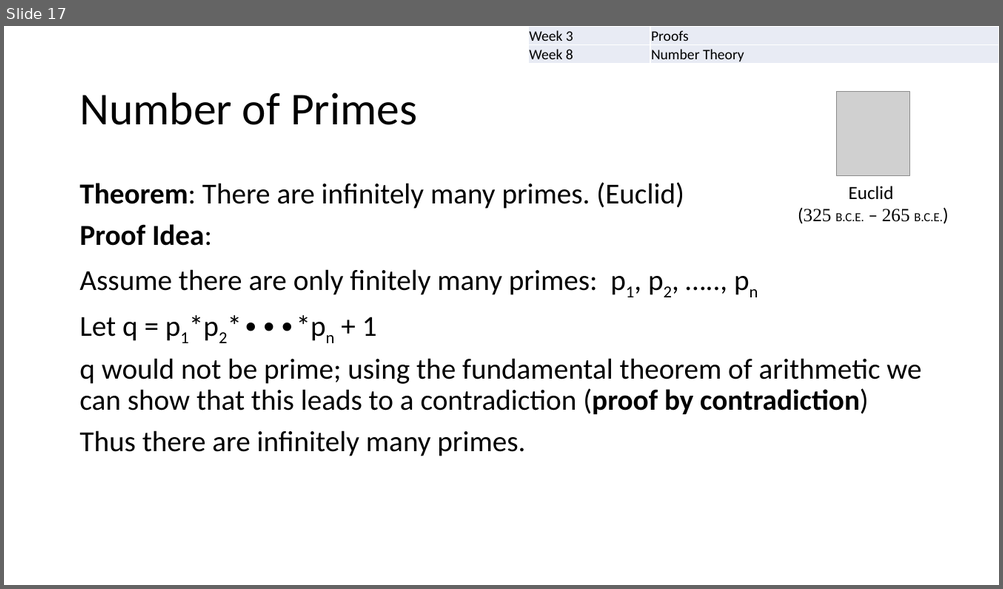
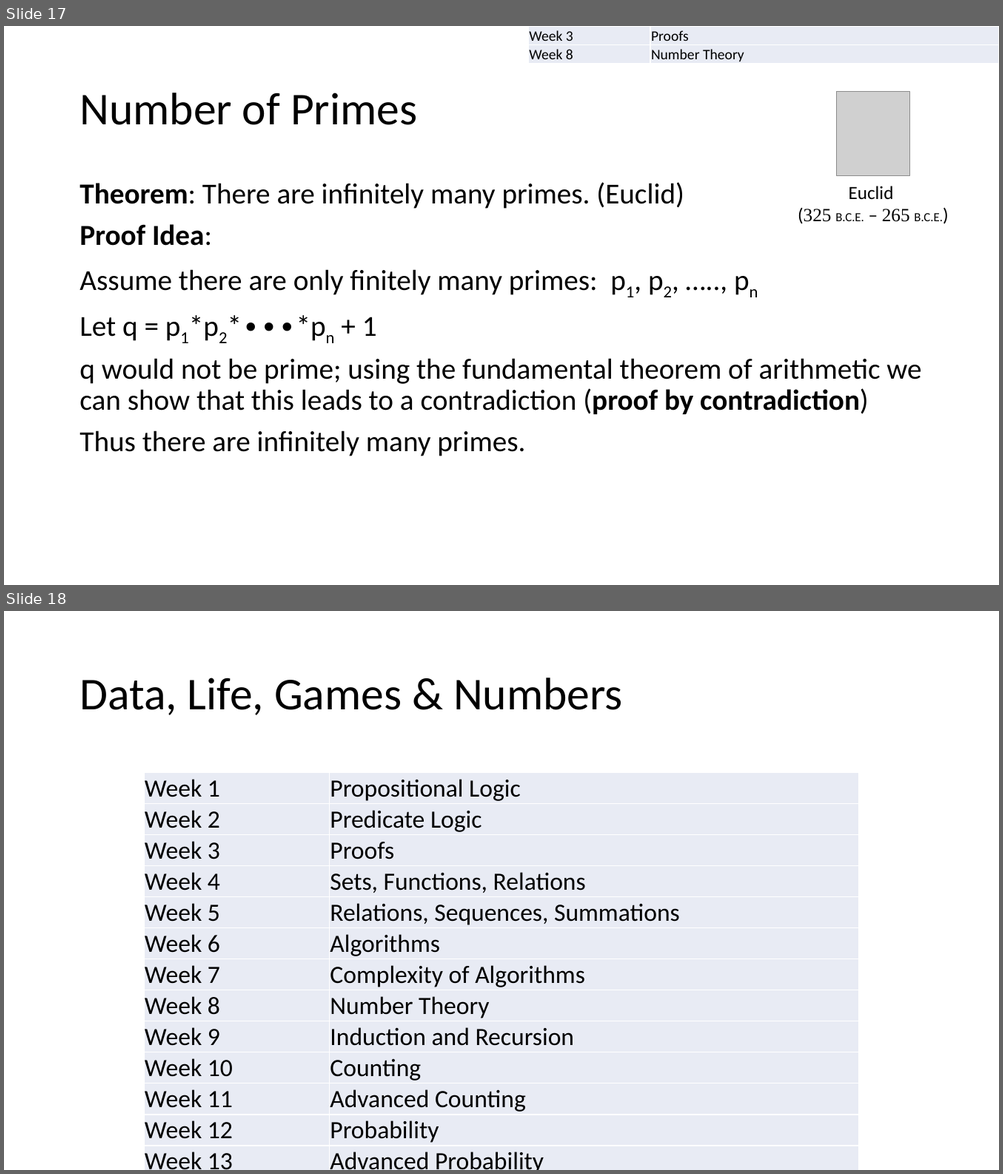
Before and after one commit to LSIR/AICC-I, a slide deck: Lectures/Week 0/0. Introduction.pptx. Shown one above the other, each under a label of ours: slide 17 before the commit, slides 17 and 18 after it. The pictures are 1003x589 and 1003x1174 pixels, drawn with LibreOffice and Linux fonts; fonts in the diff are those of the drawing; grey boxes stand for pictures. Boxes give left, top, right and bottom in pixels: in the first picture for what was removed or moved away, otherwise in the second. Text is boxed around its words. In the diff, an @@ line names an element or a change of style, - is before the commit and + after.

Commit message:
Update week 0 materials.

```diff
--- a/Lectures/Week 0/0. Introduction.pptx
+++ b/Lectures/Week 0/0. Introduction.pptx
@@ slide 18 added at box(4, 611, 999, 1170), background #FFFFFF @@
@@ title added at box(79, 678, 623, 715), 44 pt, text #000000 @@
+Data, Life, Games & Numbers
@@ table added at box(144, 772, 858, 1170), 13 rows, 2 columns @@
+Week 1 | Propositional Logic
+Week 2 | Predicate Logic
+Week 3 | Proofs
+Week 4 | Sets, Functions, Relations
+Week 5 | Relations, Sequences, Summations
+Week 6 | Algorithms
+Week 7 | Complexity of Algorithms
+Week 8 | Number Theory
+Week 9 | Induction and Recursion
+Week 10 | Counting
+Week 11 | Advanced Counting
+Week 12 | Probability
+Week 13 | Advanced Probability
```
Also in this commit, not shown: 2 slides changed, 3 other files.
